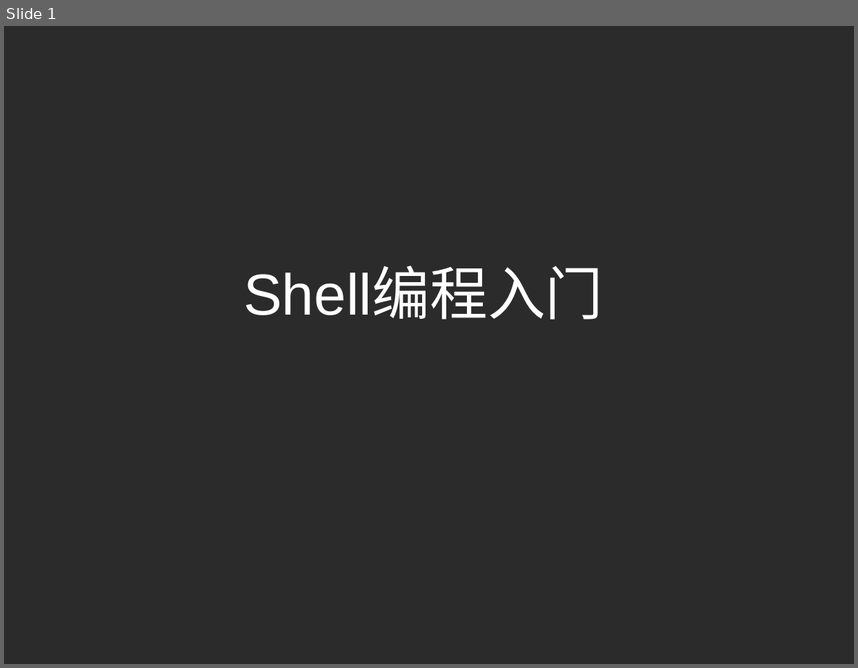
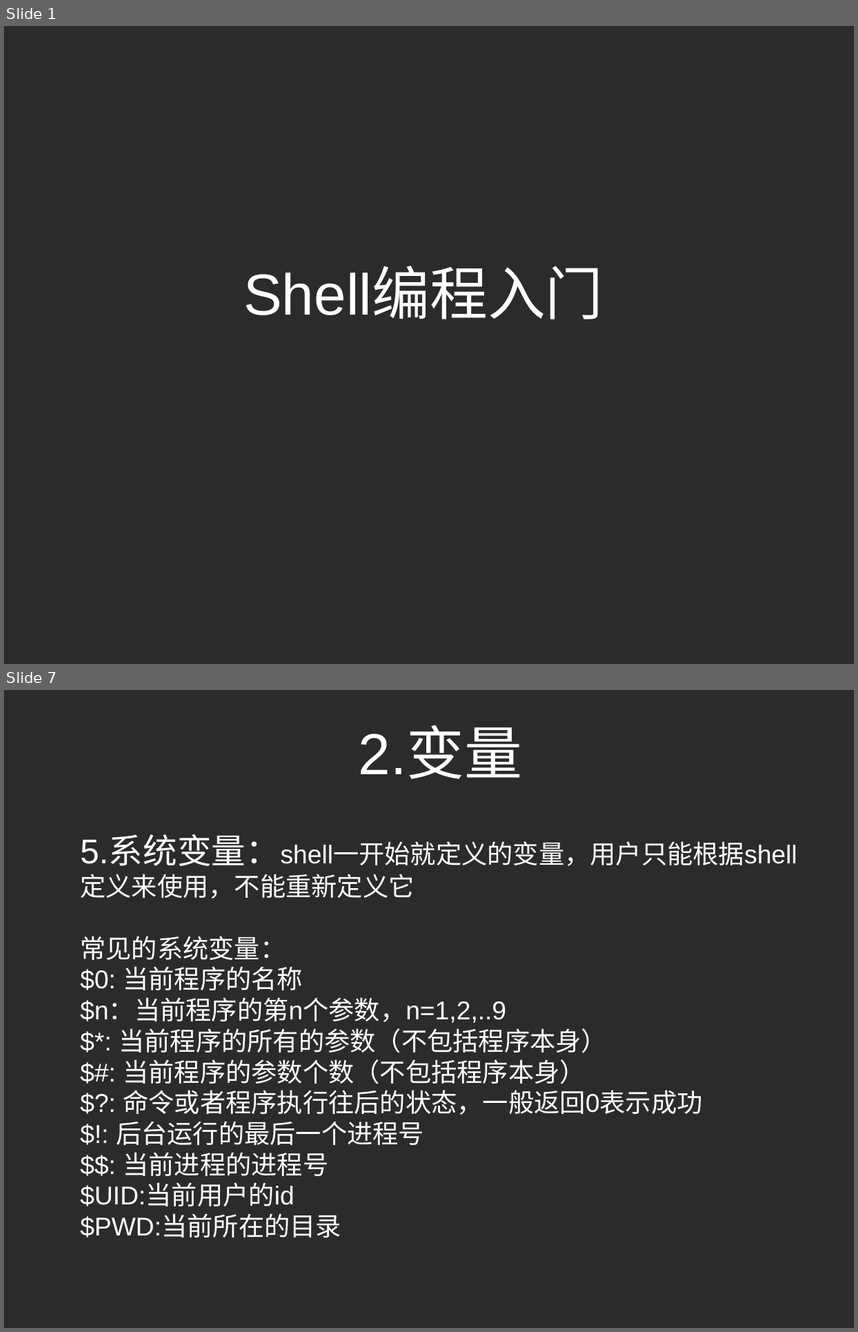
Before and after one commit to shuoshuren/shellDemo, a slide deck: shell编程入门.pptx. Shown one above the other, each under a label of ours: slide 1 before the commit, slides 1 and 7 after it; the slides between them are not shown. The pictures are 858x668 and 858x1332 pixels, drawn with LibreOffice and Linux fonts; fonts in the diff are those of the drawing; background and template pictures are left out; a plain dark background stands for a picture behind light text. Boxes give left, top, right and bottom in pixels: in the first picture for what was removed or moved away, otherwise in the second. Text is boxed around its words. In the diff, an @@ line names an element or a change of style, - is before the commit and + after.

```diff
--- a/shell编程入门.pptx
+++ b/shell编程入门.pptx
@@ slide 7 added at bbox=[4, 690, 854, 1328], background picture (left out) @@
@@ text added at bbox=[359, 728, 523, 779], 54 pt, text #FFFFFF @@
+2.变量
@@ text added at bbox=[80, 836, 797, 1237], 24 pt, text #FFFFFF @@
+5.系统变量：shell一开始就定义的变量，用户只能根据shell定义来使用，不能重新定义它
+常见的系统变量：
+$0: 当前程序的名称
+$n：当前程序的第n个参数，n=1,2,..9
+$*: 当前程序的所有的参数（不包括程序本身）
+$#: 当前程序的参数个数（不包括程序本身）
+$?: 命令或者程序执行往后的状态，一般返回0表示成功
+$!: 后台运行的最后一个进程号
+$$: 当前进程的进程号
+$UID:当前用户的id
+$PWD:当前所在的目录
```
Also in this commit, not shown: 4 slides changed, 15 other slides added, 9 other files.
